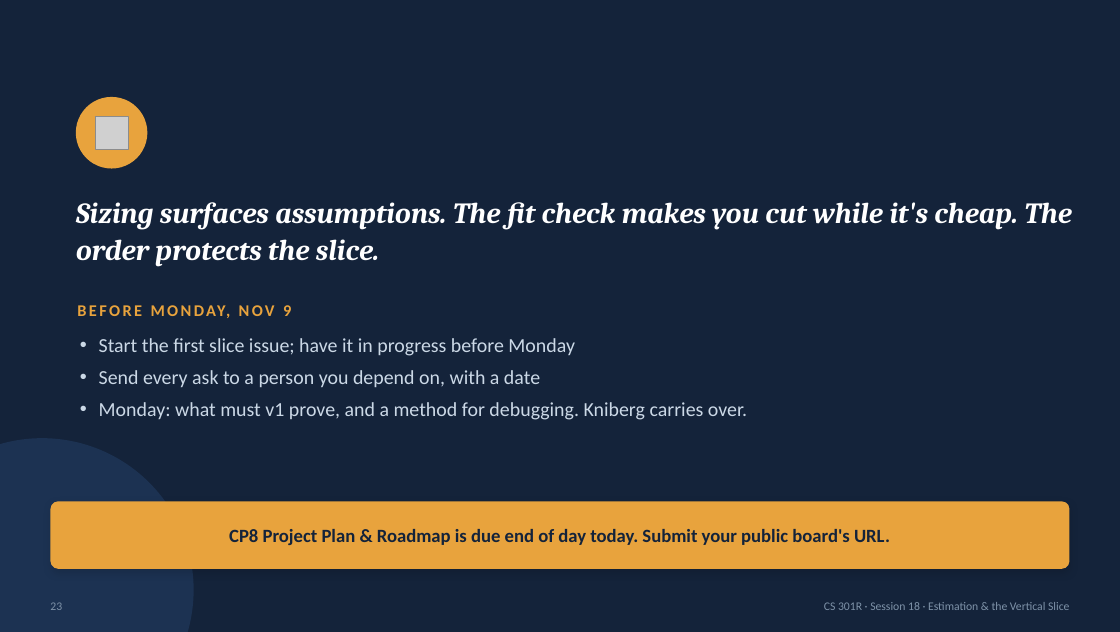
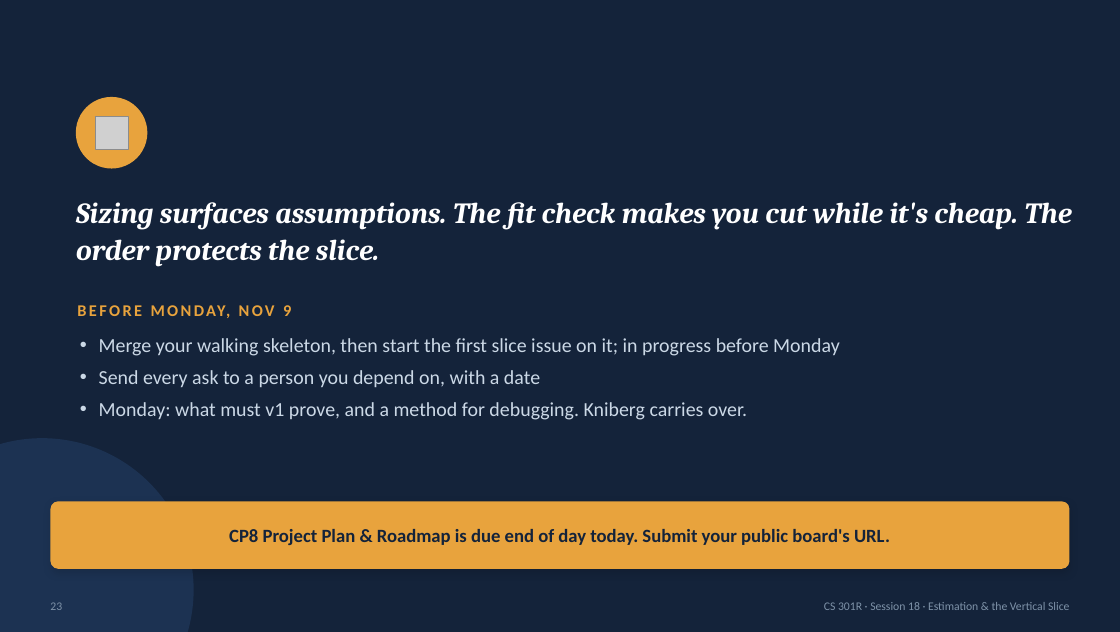
Before and after one commit to BYU-CS-Course-Ops/CS380, a slide deck: slide 23 of canvas_material/lectures/powerpoint/Session18-SizeFitOrder.pptx. Drawn at 1120x632 pixels with LibreOffice and Linux fonts; fonts in the diff are those of the drawing; grey boxes stand for pictures. Boxes give left, top, right and bottom in pixels: in the first picture for what was removed or moved away, otherwise in the second. Text is boxed around its words. In the diff, an @@ line names an element or a change of style, - is before the commit and + after.

```diff
--- a/canvas_material/lectures/powerpoint/Session18-SizeFitOrder.pptx
+++ b/canvas_material/lectures/powerpoint/Session18-SizeFitOrder.pptx
@@ text at (99,338,840,356): text changed @@
-• Start the first slice issue; have it in progress before Monday
+• Merge your walking skeleton, then start the first slice issue on it; in progress before Monday
```
Also in this commit, not shown: 27 other files.
